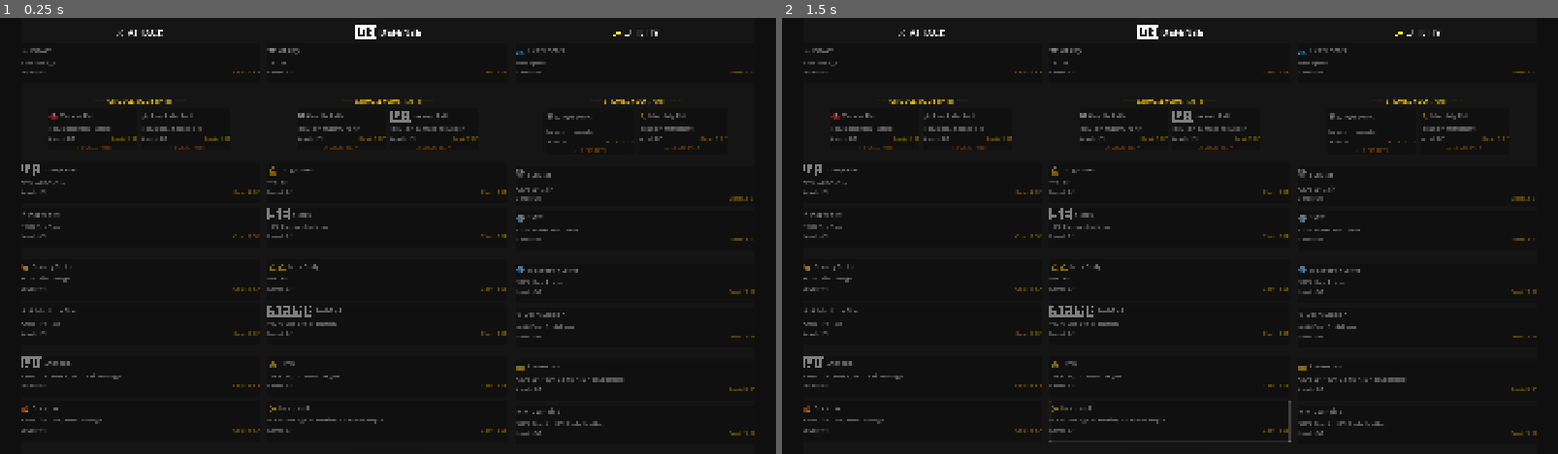
Above: before the commit, frames 1-2 (left to right).
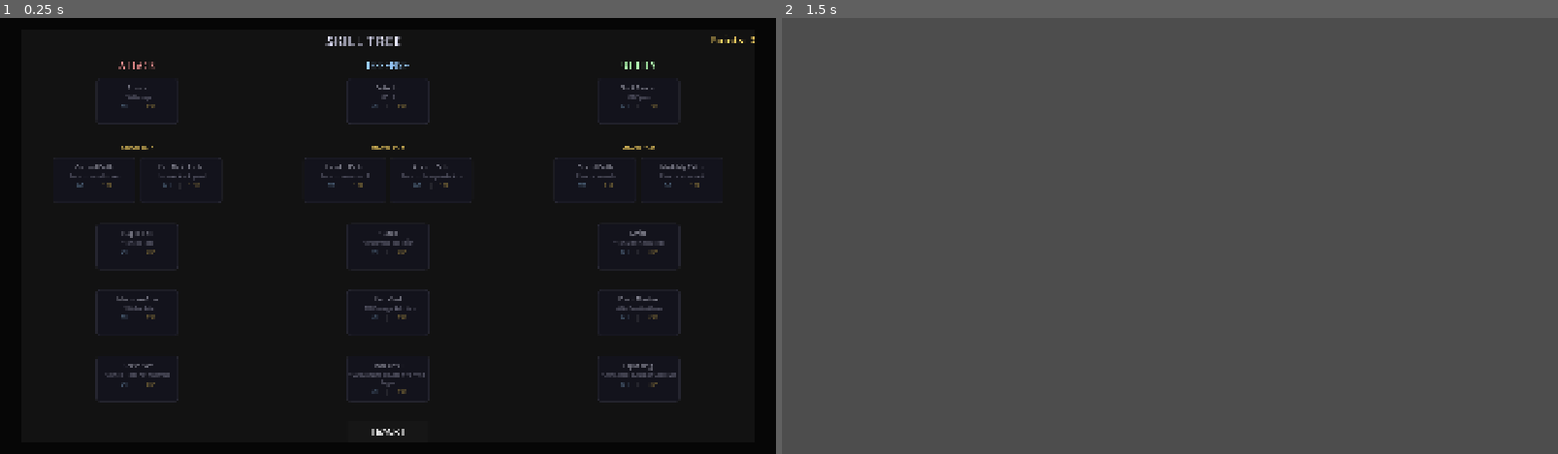
Above: after the commit, the same moments.

Repository: fabiankjaergaard/godot-survivors-game
Game: Godot game, scene res://scenes/skill_tree_screen.tscn
Two runs of this game, one before a commit and one after it. Both use one fixed random seed, a clock stepped at 60 frames per second and the inputs below. This scene is started directly instead of the project's main scene.
Inputs (mouse positions are in pixels of both pictures, inside the frame that each line leads up to):
- Up to frame 1 (0.25 s): no input
- Up to frame 2 (1.5 s): click (1170, 432) at 0.5 s, where only the run after the commit has a clickable "[ BACK ]"; tap Enter at 1.25 s; move the mouse to (1340, 214) at 1.27 s; hold D (move_right) from 1.28 s (still down); tap Space (dash) at 1.35 s

The runs differ from the first frame. In frame 1, 5.8% of the frame differs, in the area x 2-98%, y 1-96%; in frame 2, 98%, in the area x 0-100%, y 0-100%.

Commit message:
Redesign main menu and skill tree UI
Major UI improvements:
- Remove all Apple emojis from main menu and skill tree
- Redesign main menu with clean bracket-style buttons [ BUTTON ]
- Add hover effects with scale animation on menu buttons
- Improve color scheme and visual hierarchy
- Redesign skill tree to classic top-to-bottom layout
- Add rounded skill nodes with border-based state feedback
- Implement 3-column layout (Attack, Defense, Utility)
- Add ScrollContainer for better scalability
- Improve visual feedback with color-coded borders:
  * Green = Can unlock
  * Blue = Partially unlocked
  * Gold = Maxed out
  * Gray = Locked
  * Red = Path locked
- Reduce cognitive load with cleaner information display
- Better spacing and typography throughout

🤖 Generated with [Claude Code](https://claude.com/claude-code)

Co-Authored-By: Claude <noreply@anthropic.com>

Diff:
--- a/scenes/main_menu.tscn
+++ b/scenes/main_menu.tscn
@@ -18,7 +18,7 @@
 anchor_bottom = 1.0
 grow_horizontal = 2
 grow_vertical = 2
-color = Color(0.15, 0.15, 0.2, 1)
+color = Color(0.08, 0.08, 0.12, 1)
 
 [node name="CenterContainer" type="CenterContainer" parent="."]
 layout_mode = 1
@@ -30,7 +30,7 @@
 
 [node name="VBoxContainer" type="VBoxContainer" parent="CenterContainer"]
 layout_mode = 2
-theme_override_constants/separation = 20
+theme_override_constants/separation = 15
 
 [node name="Spacer1" type="Control" parent="CenterContainer/VBoxContainer"]
 custom_minimum_size = Vector2(0, 50)
@@ -38,20 +38,23 @@
 
 [node name="TitleLabel" type="Label" parent="CenterContainer/VBoxContainer"]
 layout_mode = 2
-theme_override_colors/font_color = Color(1, 0.8, 0.3, 1)
+theme_override_colors/font_color = Color(1, 0.85, 0.4, 1)
 theme_override_colors/font_outline_color = Color(0, 0, 0, 1)
-theme_override_constants/outline_size = 5
-theme_override_font_sizes/font_size = 72
-text = "⚔ SURVIVOR ⚔"
+theme_override_colors/font_shadow_color = Color(1, 0.6, 0.2, 0.5)
+theme_override_constants/outline_size = 6
+theme_override_constants/shadow_offset_x = 4
+theme_override_constants/shadow_offset_y = 4
+theme_override_font_sizes/font_size = 84
+text = "SURVIVOR"
 horizontal_alignment = 1
 
 [node name="SubtitleLabel" type="Label" parent="CenterContainer/VBoxContainer"]
 layout_mode = 2
-theme_override_colors/font_color = Color(0.8, 0.8, 0.8, 1)
+theme_override_colors/font_color = Color(0.7, 0.7, 0.75, 1)
 theme_override_colors/font_outline_color = Color(0, 0, 0, 1)
 theme_override_constants/outline_size = 2
-theme_override_font_sizes/font_size = 24
-text = "Survive the endless waves"
+theme_override_font_sizes/font_size = 20
+text = "-- Survive the endless waves --"
 horizontal_alignment = 1
 
 [node name="Spacer2" type="Control" parent="CenterContainer/VBoxContainer"]
@@ -60,61 +63,67 @@
 
 [node name="ButtonContainer" type="VBoxContainer" parent="CenterContainer/VBoxContainer"]
 layout_mode = 2
-theme_override_constants/separation = 20
+theme_override_constants/separation = 12
 
 [node name="StartButton" type="Button" parent="CenterContainer/VBoxContainer/ButtonContainer"]
-custom_minimum_size = Vector2(350, 80)
+custom_minimum_size = Vector2(400, 70)
 layout_mode = 2
-theme_override_colors/font_color = Color(0.5, 1, 0.5, 1)
+theme_override_colors/font_color = Color(0.9, 1, 0.9, 1)
 theme_override_colors/font_outline_color = Color(0, 0, 0, 1)
-theme_override_constants/outline_size = 2
-theme_override_font_sizes/font_size = 36
-text = "▶ START GAME"
+theme_override_colors/font_hover_color = Color(1, 1, 1, 1)
+theme_override_constants/outline_size = 3
+theme_override_font_sizes/font_size = 32
+text = "[ START GAME ]"
 
 [node name="CharactersButton" type="Button" parent="CenterContainer/VBoxContainer/ButtonContainer"]
-custom_minimum_size = Vector2(350, 80)
+custom_minimum_size = Vector2(400, 70)
 layout_mode = 2
-theme_override_colors/font_color = Color(0.7, 0.7, 1, 1)
+theme_override_colors/font_color = Color(0.8, 0.8, 1, 1)
 theme_override_colors/font_outline_color = Color(0, 0, 0, 1)
-theme_override_constants/outline_size = 2
-theme_override_font_sizes/font_size = 36
-text = "👤 CHARACTER"
+theme_override_colors/font_hover_color = Color(1, 1, 1, 1)
+theme_override_constants/outline_size = 3
+theme_override_font_sizes/font_size = 32
+text = "[ CHARACTER ]"
 
 [node name="UpgradesButton" type="Button" parent="CenterContainer/VBoxContainer/ButtonContainer"]
-custom_minimum_size = Vector2(350, 80)
+custom_minimum_size = Vector2(400, 70)
 layout_mode = 2
-theme_override_colors/font_color = Color(1, 0.8, 0.3, 1)
+theme_override_colors/font_color = Color(1, 0.85, 0.4, 1)
 theme_override_colors/font_outline_color = Color(0, 0, 0, 1)
-theme_override_constants/outline_size = 2
-theme_override_font_sizes/font_size = 36
-text = "🏪 UPGRADES"
+theme_override_colors/font_hover_color = Color(1, 1, 1, 1)
+theme_override_constants/outline_size = 3
+theme_override_font_sizes/font_size = 32
+text = "[ UPGRADES ]"
 
 [node name="SkillTreeButton" type="Button" parent="CenterContainer/VBoxContainer/ButtonContainer"]
-custom_minimum_size = Vector2(350, 80)
+custom_minimum_size = Vector2(400, 70)
 layout_mode = 2
-theme_override_colors/font_color = Color(0.5, 1, 0.8, 1)
+theme_override_colors/font_color = Color(0.6, 1, 0.85, 1)
 theme_override_colors/font_outline_color = Color(0, 0, 0, 1)
-theme_override_constants/outline_size = 2
-theme_override_font_sizes/font_size = 36
-text = "🌳 SKILL TREE"
+theme_override_colors/font_hover_color = Color(1, 1, 1, 1)
+theme_override_constants/outline_size = 3
+theme_override_font_sizes/font_size = 32
+text = "[ SKILL TREE ]"
 
 [node name="AchievementsButton" type="Button" parent="CenterContainer/VBoxContainer/ButtonContainer"]
-custom_minimum_size = Vector2(350, 80)
+custom_minimum_size = Vector2(400, 70)
 layout_mode = 2
-theme_override_colors/font_color = Color(1, 0.8, 0, 1)
+theme_override_colors/font_color = Color(1, 0.85, 0.3, 1)
 theme_override_colors/font_outline_color = Color(0, 0, 0, 1)
-theme_override_constants/outline_size = 2
-theme_override_font_sizes/font_size = 36
-text = "🏆 ACHIEVEMENTS"
+theme_override_colors/font_hover_color = Color(1, 1, 1, 1)
+theme_override_constants/outline_size = 3
+theme_override_font_sizes/font_size = 32
+text = "[ ACHIEVEMENTS ]"
 
 [node name="QuitButton" type="Button" parent="CenterContainer/VBoxContainer/ButtonContainer"]
-custom_minimum_size = Vector2(350, 80)
+custom_minimum_size = Vector2(400, 70)
 layout_mode = 2
-theme_override_colors/font_color = Color(1, 0.5, 0.5, 1)
+theme_override_colors/font_color = Color(1, 0.6, 0.6, 1)
 theme_override_colors/font_outline_color = Color(0, 0, 0, 1)
-theme_override_constants/outline_size = 2
-theme_override_font_sizes/font_size = 36
-text = "❌ QUIT"
+theme_override_colors/font_hover_color = Color(1, 1, 1, 1)
+theme_override_constants/outline_size = 3
+theme_override_font_sizes/font_size = 32
+text = "[ QUIT ]"
 
 [node name="Spacer3" type="Control" parent="CenterContainer/VBoxContainer"]
 custom_minimum_size = Vector2(0, 50)
--- a/scenes/skill_tree_screen.tscn
+++ b/scenes/skill_tree_screen.tscn
@@ -18,7 +18,7 @@
 anchor_bottom = 1.0
 grow_horizontal = 2
 grow_vertical = 2
-color = Color(0, 0, 0, 0.8)
+color = Color(0, 0, 0, 0.92)
 
 [node name="Panel" type="PanelContainer" parent="."]
 layout_mode = 1
@@ -42,72 +42,31 @@
 [node name="Title" type="Label" parent="Panel/VBox/Header"]
 layout_mode = 2
 size_flags_horizontal = 3
-theme_override_font_sizes/font_size = 32
-text = "🌳 SKILL TREE"
+theme_override_colors/font_color = Color(0.9, 0.9, 1, 1)
+theme_override_font_sizes/font_size = 36
+text = "SKILL TREE"
 horizontal_alignment = 1
 
 [node name="PointsLabel" type="Label" parent="Panel/VBox/Header"]
 layout_mode = 2
-theme_override_colors/font_color = Color(1, 0.8, 0, 1)
-theme_override_font_sizes/font_size = 24
-text = "Skill Points: 0 / 0"
+theme_override_colors/font_color = Color(1, 0.85, 0.4, 1)
+theme_override_font_sizes/font_size = 28
+text = "Points: 0"
 
-[node name="Columns" type="HBoxContainer" parent="Panel/VBox"]
+[node name="ScrollContainer" type="ScrollContainer" parent="Panel/VBox"]
 layout_mode = 2
 size_flags_vertical = 3
-theme_override_constants/separation = 20
+horizontal_scroll_mode = 0
 
-[node name="AttackColumn" type="VBoxContainer" parent="Panel/VBox/Columns"]
+[node name="TreeContainer" type="VBoxContainer" parent="Panel/VBox/ScrollContainer"]
 layout_mode = 2
 size_flags_horizontal = 3
-theme_override_constants/separation = 10
-
-[node name="Title" type="Label" parent="Panel/VBox/Columns/AttackColumn"]
-layout_mode = 2
-theme_override_font_sizes/font_size = 24
-text = "⚔️ ATTACK"
-horizontal_alignment = 1
-
-[node name="SkillList" type="VBoxContainer" parent="Panel/VBox/Columns/AttackColumn"]
-layout_mode = 2
 size_flags_vertical = 3
-theme_override_constants/separation = 10
-
-[node name="DefenseColumn" type="VBoxContainer" parent="Panel/VBox/Columns"]
-layout_mode = 2
-size_flags_horizontal = 3
-theme_override_constants/separation = 10
-
-[node name="Title" type="Label" parent="Panel/VBox/Columns/DefenseColumn"]
-layout_mode = 2
-theme_override_font_sizes/font_size = 24
-text = "🛡️ DEFENSE"
-horizontal_alignment = 1
-
-[node name="SkillList" type="VBoxContainer" parent="Panel/VBox/Columns/DefenseColumn"]
-layout_mode = 2
-size_flags_vertical = 3
-theme_override_constants/separation = 10
-
-[node name="UtilityColumn" type="VBoxContainer" parent="Panel/VBox/Columns"]
-layout_mode = 2
-size_flags_horizontal = 3
-theme_override_constants/separation = 10
-
-[node name="Title" type="Label" parent="Panel/VBox/Columns/UtilityColumn"]
-layout_mode = 2
-theme_override_font_sizes/font_size = 24
-text = "✨ UTILITY"
-horizontal_alignment = 1
-
-[node name="SkillList" type="VBoxContainer" parent="Panel/VBox/Columns/UtilityColumn"]
-layout_mode = 2
-size_flags_vertical = 3
-theme_override_constants/separation = 10
 
 [node name="BackButton" type="Button" parent="Panel/VBox"]
 custom_minimum_size = Vector2(200, 50)
 layout_mode = 2
 size_flags_horizontal = 4
-theme_override_font_sizes/font_size = 24
-text = "← BACK"
+theme_override_colors/font_color = Color(0.9, 0.9, 0.9, 1)
+theme_override_font_sizes/font_size = 22
+text = "[ BACK ]"
--- a/scripts/main_menu.gd
+++ b/scripts/main_menu.gd
@@ -25,6 +25,14 @@
 	achievements_button.pressed.connect(_on_achievements_pressed)
 	quit_button.pressed.connect(_on_quit_pressed)
 
+	# Connect hover effects
+	setup_button_hover_effects(start_button)
+	setup_button_hover_effects(characters_button)
+	setup_button_hover_effects(upgrades_button)
+	setup_button_hover_effects(skill_tree_button)
+	setup_button_hover_effects(achievements_button)
+	setup_button_hover_effects(quit_button)
+
 	# Update upgrades button with coin count
 	update_coins_display()
 
@@ -33,6 +41,22 @@
 
 	print("Main Menu loaded")
 	print("Total coins: %d" % SaveSystem.total_coins)
+
+func setup_button_hover_effects(button: Button):
+	# Store original scale
+	var original_scale = button.scale
+
+	# Mouse enter - scale up slightly
+	button.mouse_entered.connect(func():
+		var tween = create_tween()
+		tween.tween_property(button, "scale", original_scale * 1.08, 0.1).set_trans(Tween.TRANS_QUAD).set_ease(Tween.EASE_OUT)
+	)
+
+	# Mouse exit - scale back to normal
+	button.mouse_exited.connect(func():
+		var tween = create_tween()
+		tween.tween_property(button, "scale", original_scale, 0.1).set_trans(Tween.TRANS_QUAD).set_ease(Tween.EASE_OUT)
+	)
 
 func _process(delta):
 	# Handle fullscreen toggle
@@ -55,9 +79,9 @@
 
 func update_coins_display():
 	if SaveSystem.total_coins > 0:
-		upgrades_button.text = "🏪 UPGRADES (💰 %d)" % SaveSystem.total_coins
+		upgrades_button.text = "[ UPGRADES ] (%d coins)" % SaveSystem.total_coins
 	else:
-		upgrades_button.text = "🏪 UPGRADES"
+		upgrades_button.text = "[ UPGRADES ]"
 
 func _on_start_pressed():
 	print("Starting game as Wizard...")
--- a/scripts/skill_tree_screen.gd
+++ b/scripts/skill_tree_screen.gd
@@ -1,10 +1,11 @@
 extends Control
 
 @onready var points_label = $Panel/VBox/Header/PointsLabel
-@onready var attack_column = $Panel/VBox/Columns/AttackColumn/SkillList
-@onready var defense_column = $Panel/VBox/Columns/DefenseColumn/SkillList
-@onready var utility_column = $Panel/VBox/Columns/UtilityColumn/SkillList
+@onready var tree_container = $Panel/VBox/ScrollContainer/TreeContainer
 @onready var back_button = $Panel/VBox/BackButton
+
+# Store skill nodes for drawing connections
+var skill_nodes: Dictionary = {}
 
 func _ready():
 	back_button.pressed.connect(_on_back_pressed)
@@ -13,132 +14,167 @@
 func refresh_ui():
 	# Update points display
 	var available = SkillTreeSystem.get_available_points()
-	var total = SkillTreeSystem.total_skill_points
-	points_label.text = "Skill Points: %d / %d" % [available, total]
-
-	# Clear existing skills
-	for child in attack_column.get_children():
+	points_label.text = "Points: %d" % available
+
+	# Clear existing tree
+	for child in tree_container.get_children():
 		child.queue_free()
-	for child in defense_column.get_children():
-		child.queue_free()
-	for child in utility_column.get_children():
-		child.queue_free()
-
-	# Populate skills by branch
-	populate_branch("attack", attack_column)
-	populate_branch("defense", defense_column)
-	populate_branch("utility", utility_column)
-
-func populate_branch(branch: String, container: Control):
-	# Get all skills for this branch sorted by tier
-	var branch_skills = []
-	for skill_id in SkillTreeSystem.all_skills.keys():
-		var skill = SkillTreeSystem.all_skills[skill_id]
-		if skill.branch == branch:
-			branch_skills.append(skill)
-
-	# Sort by tier
-	branch_skills.sort_custom(func(a, b): return a.tier < b.tier)
-
-	var current_tier = 0
-	var tier_container = null
-
-	for skill in branch_skills:
-		# Create new tier container if needed
-		if skill.tier != current_tier:
-			current_tier = skill.tier
-
-			# Add spacing
-			if tier_container != null:
-				var spacer = Control.new()
-				spacer.custom_minimum_size = Vector2(0, 10)
-				container.add_child(spacer)
-
-			# For choice nodes (tier 2), create horizontal split
-			if current_tier == 2:
-				var choice_label = Label.new()
-				choice_label.text = "═══ CHOOSE YOUR PATH ═══"
-				choice_label.add_theme_font_size_override("font_size", 16)
-				choice_label.add_theme_color_override("font_color", Color(1, 0.8, 0, 1))
-				choice_label.horizontal_alignment = HORIZONTAL_ALIGNMENT_CENTER
-				container.add_child(choice_label)
-
-				tier_container = HBoxContainer.new()
-				tier_container.add_theme_constant_override("separation", 10)
-				tier_container.alignment = BoxContainer.ALIGNMENT_CENTER
-				container.add_child(tier_container)
-			else:
-				tier_container = container
-
-		# Create skill button
-		var skill_button = create_skill_button(skill, branch)
-
-		# For tier 2+, check if this path is locked
-		if skill.tier >= 2:
-			var chosen_path = SkillTreeSystem.chosen_paths.get(branch, "")
-			var is_locked_path = chosen_path != "" and chosen_path != skill.path and skill.path != "shared"
-
-			if is_locked_path:
-				skill_button.modulate = Color(0.3, 0.3, 0.3, 0.5)  # Very dark for locked paths
-
-		tier_container.add_child(skill_button)
-
-func create_skill_button(skill, branch: String) -> Control:
+	skill_nodes.clear()
+
+	# Build classic skill tree layout
+	build_classic_tree()
+
+func build_classic_tree():
+	# Get all skills grouped by branch and tier
+	var branches = ["attack", "defense", "utility"]
+	var branch_colors = {
+		"attack": Color(1, 0.6, 0.6, 1),
+		"defense": Color(0.6, 0.8, 1, 1),
+		"utility": Color(0.7, 1, 0.7, 1)
+	}
+	var branch_names = {
+		"attack": "ATTACK",
+		"defense": "DEFENSE",
+		"utility": "UTILITY"
+	}
+
+	# Create 3 columns for 3 branches
+	var columns_container = HBoxContainer.new()
+	columns_container.add_theme_constant_override("separation", 40)
+	columns_container.alignment = BoxContainer.ALIGNMENT_CENTER
+	tree_container.add_child(columns_container)
+
+	for branch in branches:
+		var branch_column = VBoxContainer.new()
+		branch_column.add_theme_constant_override("separation", 15)
+		branch_column.size_flags_horizontal = Control.SIZE_EXPAND_FILL
+		columns_container.add_child(branch_column)
+
+		# Branch title
+		var title = Label.new()
+		title.text = branch_names[branch]
+		title.add_theme_font_size_override("font_size", 24)
+		title.add_theme_color_override("font_color", branch_colors[branch])
+		title.horizontal_alignment = HORIZONTAL_ALIGNMENT_CENTER
+		branch_column.add_child(title)
+
+		# Get skills for this branch sorted by tier
+		var branch_skills = []
+		for skill_id in SkillTreeSystem.all_skills.keys():
+			var skill = SkillTreeSystem.all_skills[skill_id]
+			if skill.branch == branch:
+				branch_skills.append(skill)
+
+		branch_skills.sort_custom(func(a, b): return a.tier < b.tier)
+
+		# Group by tier
+		var current_tier = -1
+		var tier_container = null
+
+		for skill in branch_skills:
+			# New tier - create tier container
+			if skill.tier != current_tier:
+				current_tier = skill.tier
+
+				# Add spacing between tiers
+				if tier_container != null:
+					var spacer = Control.new()
+					spacer.custom_minimum_size = Vector2(0, 20)
+					branch_column.add_child(spacer)
+
+				# For tier 2 (choice paths), show label and create split
+				if current_tier == 2:
+					var choice_label = Label.new()
+					choice_label.text = "-- CHOOSE PATH --"
+					choice_label.add_theme_font_size_override("font_size", 12)
+					choice_label.add_theme_color_override("font_color", Color(1, 0.85, 0.4, 1))
+					choice_label.horizontal_alignment = HORIZONTAL_ALIGNMENT_CENTER
+					branch_column.add_child(choice_label)
+
+					tier_container = HBoxContainer.new()
+					tier_container.add_theme_constant_override("separation", 10)
+					tier_container.alignment = BoxContainer.ALIGNMENT_CENTER
+					branch_column.add_child(tier_container)
+				else:
+					# Normal tier - center align
+					tier_container = CenterContainer.new()
+					branch_column.add_child(tier_container)
+
+			# Create skill node
+			var skill_node = create_skill_node(skill, branch)
+			tier_container.add_child(skill_node)
+
+			# Store for connection drawing
+			skill_nodes[skill.skill_id] = skill_node
+
+func create_skill_node(skill, branch: String) -> Control:
+	# Main container
 	var container = PanelContainer.new()
-	container.custom_minimum_size = Vector2(220, 100)
+	container.custom_minimum_size = Vector2(200, 110)
+
+	# Add rounded corners style (simulated with modulate)
+	var style = StyleBoxFlat.new()
+	style.bg_color = Color(0.15, 0.15, 0.2, 1)
+	style.border_color = Color(0.4, 0.4, 0.5, 1)
+	style.border_width_left = 2
+	style.border_width_right = 2
+	style.border_width_top = 2
+	style.border_width_bottom = 2
+	style.corner_radius_top_left = 8
+	style.corner_radius_top_right = 8
+	style.corner_radius_bottom_left = 8
+	style.corner_radius_bottom_right = 8
+	container.add_theme_stylebox_override("panel", style)
 
 	var vbox = VBoxContainer.new()
+	vbox.add_theme_constant_override("separation", 6)
 	container.add_child(vbox)
 
-	# Icon and Name
-	var header = HBoxContainer.new()
-	vbox.add_child(header)
-
-	var icon_label = Label.new()
-	icon_label.text = skill.icon
-	icon_label.add_theme_font_size_override("font_size", 24)
-	header.add_child(icon_label)
-
+	# Add small spacer at top
+	var top_spacer = Control.new()
+	top_spacer.custom_minimum_size = Vector2(0, 4)
+	vbox.add_child(top_spacer)
+
+	# Skill name - prominent
 	var name_label = Label.new()
 	name_label.text = skill.skill_name
 	name_label.add_theme_font_size_override("font_size", 16)
-	name_label.size_flags_horizontal = Control.SIZE_EXPAND_FILL
-	header.add_child(name_label)
-
-	# Description
+	name_label.add_theme_color_override("font_color", Color(1, 1, 1, 1))
+	name_label.horizontal_alignment = HORIZONTAL_ALIGNMENT_CENTER
+	vbox.add_child(name_label)
+
+	# Description - smaller, subtle
 	var desc_label = Label.new()
 	desc_label.text = skill.description
-	desc_label.add_theme_font_size_override("font_size", 14)
+	desc_label.add_theme_font_size_override("font_size", 11)
+	desc_label.add_theme_color_override("font_color", Color(0.75, 0.75, 0.8, 1))
 	desc_label.autowrap_mode = TextServer.AUTOWRAP_WORD
+	desc_label.horizontal_alignment = HORIZONTAL_ALIGNMENT_CENTER
 	vbox.add_child(desc_label)
 
-	# Level and Cost
+	# Level / Cost footer
 	var footer = HBoxContainer.new()
+	footer.alignment = BoxContainer.ALIGNMENT_CENTER
+	footer.add_theme_constant_override("separation", 20)
 	vbox.add_child(footer)
 
 	var level_label = Label.new()
-	level_label.text = "Level: %d/%d" % [skill.current_level, skill.max_level]
-	level_label.add_theme_font_size_override("font_size", 14)
+	level_label.text = "%d/%d" % [skill.current_level, skill.max_level]
+	level_label.add_theme_font_size_override("font_size", 11)
+	level_label.add_theme_color_override("font_color", Color(0.7, 0.9, 1, 1))
 	footer.add_child(level_label)
 
-	var spacer = Control.new()
-	spacer.size_flags_horizontal = Control.SIZE_EXPAND_FILL
-	footer.add_child(spacer)
+	var separator = Label.new()
+	separator.text = "|"
+	separator.add_theme_font_size_override("font_size", 11)
+	separator.add_theme_color_override("font_color", Color(0.5, 0.5, 0.5, 1))
+	footer.add_child(separator)
 
 	var cost_label = Label.new()
-	cost_label.text = "Cost: %d SP" % skill.cost
-	cost_label.add_theme_font_size_override("font_size", 14)
-	cost_label.add_theme_color_override("font_color", Color(1, 0.8, 0, 1))
+	cost_label.text = "%d SP" % skill.cost
+	cost_label.add_theme_font_size_override("font_size", 11)
+	cost_label.add_theme_color_override("font_color", Color(1, 0.85, 0.4, 1))
 	footer.add_child(cost_label)
-
-	# Choice node indicator
-	if skill.is_choice_node:
-		var choice_marker = Label.new()
-		choice_marker.text = "⚠️ LOCKS PATH"
-		choice_marker.add_theme_font_size_override("font_size", 12)
-		choice_marker.add_theme_color_override("font_color", Color(1, 0.5, 0, 1))
-		choice_marker.horizontal_alignment = HORIZONTAL_ALIGNMENT_CENTER
-		vbox.add_child(choice_marker)
 
 	# Button overlay
 	var button = Button.new()
@@ -147,28 +183,45 @@
 	container.add_child(button)
 	button.pressed.connect(_on_skill_pressed.bind(skill.skill_id))
 
-	# Visual feedback
+	# Visual feedback with border color changes
 	var can_unlock = SkillTreeSystem.can_unlock_skill(skill.skill_id)
 	var chosen_path = SkillTreeSystem.chosen_paths.get(branch, "")
 	var is_locked_path = chosen_path != "" and chosen_path != skill.path and skill.path != "shared"
 
 	if is_locked_path:
-		# Locked by path choice
+		# Locked by path choice - red border, very dark
+		style.border_color = Color(0.6, 0.2, 0.2, 1)
 		container.modulate = Color(0.3, 0.3, 0.3, 0.5)
 		button.disabled = true
 	elif skill.current_level >= skill.max_level:
-		# Maxed out
-		container.modulate = Color(0.4, 1, 0.4, 1)
+		# Maxed out - gold border
+		style.border_color = Color(1, 0.85, 0.3, 1)
+		style.border_width_left = 3
+		style.border_width_right = 3
+		style.border_width_top = 3
+		style.border_width_bottom = 3
+		container.modulate = Color(1, 1, 1, 1)
 		button.disabled = true
 	elif skill.current_level > 0:
-		# Partially unlocked
-		container.modulate = Color(0.7, 0.7, 1, 1)
+		# Partially unlocked - blue border
+		style.border_color = Color(0.5, 0.7, 1, 1)
+		style.border_width_left = 3
+		style.border_width_right = 3
+		style.border_width_top = 3
+		style.border_width_bottom = 3
+		container.modulate = Color(1, 1, 1, 1)
 	elif can_unlock:
-		# Can unlock
+		# Can unlock - bright green border
+		style.border_color = Color(0.5, 1, 0.5, 1)
+		style.border_width_left = 3
+		style.border_width_right = 3
+		style.border_width_top = 3
+		style.border_width_bottom = 3
 		container.modulate = Color(1, 1, 1, 1)
 	else:
-		# Locked (requirements not met)
-		container.modulate = Color(0.5, 0.5, 0.5, 1)
+		# Locked (requirements not met) - dark gray border
+		style.border_color = Color(0.3, 0.3, 0.35, 1)
+		container.modulate = Color(0.5, 0.5, 0.55, 1)
 		button.disabled = true
 
 	return container
@@ -178,13 +231,13 @@
 
 	# Extra confirmation for choice nodes
 	if skill.is_choice_node and skill.current_level == 0:
-		print("⚠️ Choosing %s path! This will lock the other path." % skill.path)
+		print("Choosing %s path! This will lock the other path." % skill.path)
 
 	if SkillTreeSystem.unlock_skill(skill_id):
 		refresh_ui()
-		print("Unlocked skill: %s" % skill_id)
+		print("Unlocked: %s" % skill_id)
 	else:
-		print("Cannot unlock skill: %s" % skill_id)
+		print("Cannot unlock: %s" % skill_id)
 
 func _on_back_pressed():
 	queue_free()
